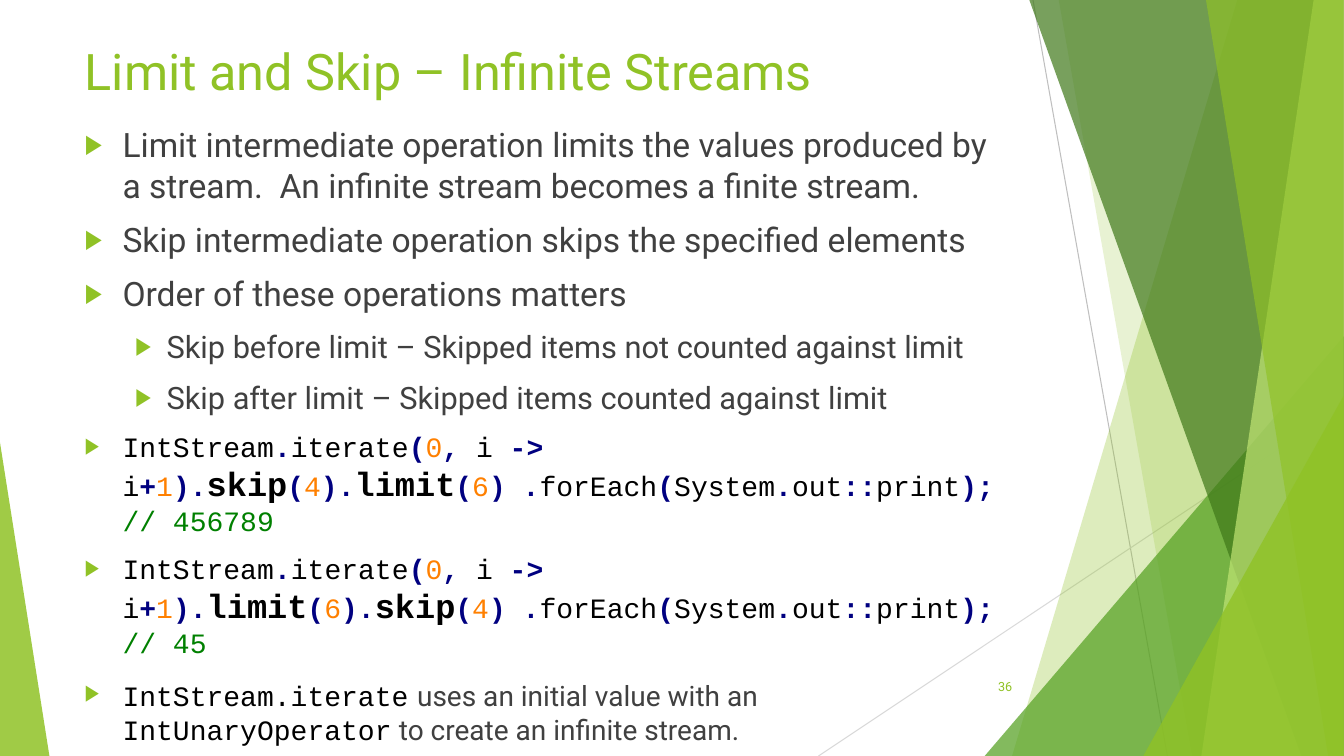
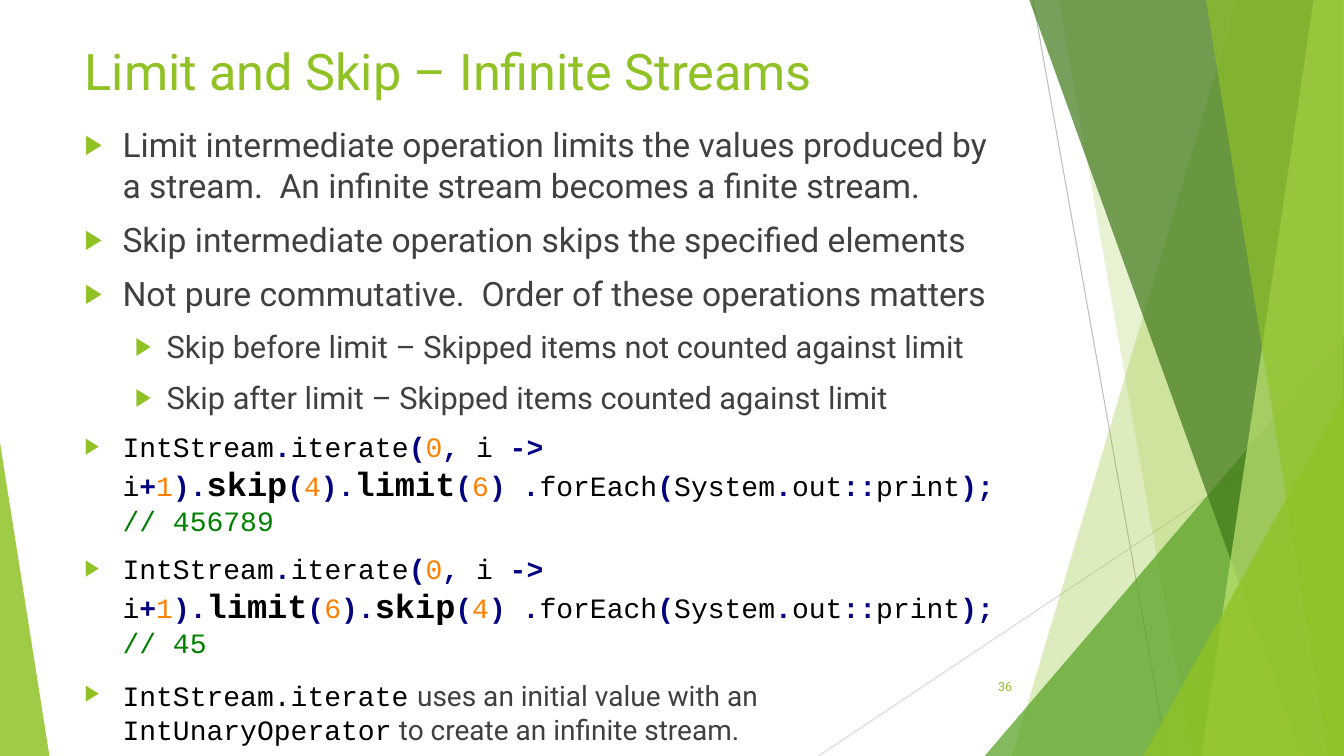
Before and after one commit to RichardRoda/2017-CodePaLOUsa-Lambda, a slide deck: slide 36 of Learning to Love the Lambda in the Stream.pptx. Drawn at 1344x756 pixels with LibreOffice and Linux fonts; fonts in the diff are those of the drawing. Boxes give left, top, right and bottom in pixels: in the first picture for what was removed or moved away, otherwise in the second. Text is boxed around its words. In the diff, an @@ line names an element or a change of style, - is before the commit and + after.

```diff
--- a/Learning to Love the Lambda in the Stream.pptx
+++ b/Learning to Love the Lambda in the Stream.pptx
@@ text at (123, 280, 985, 313): text changed @@
-▶ Order of these operations matters
+▶ Not pure commutative. Order of these operations matters
```
Also in this commit, not shown: 7 other slides changed.
